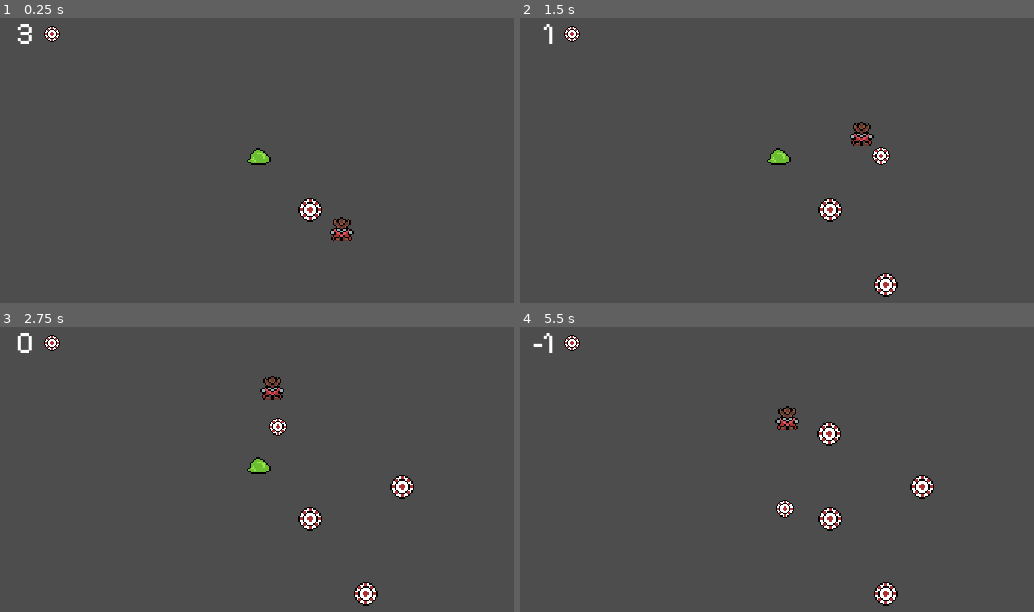
Above: before the commit, frames 1-4 (two rows, left to right).
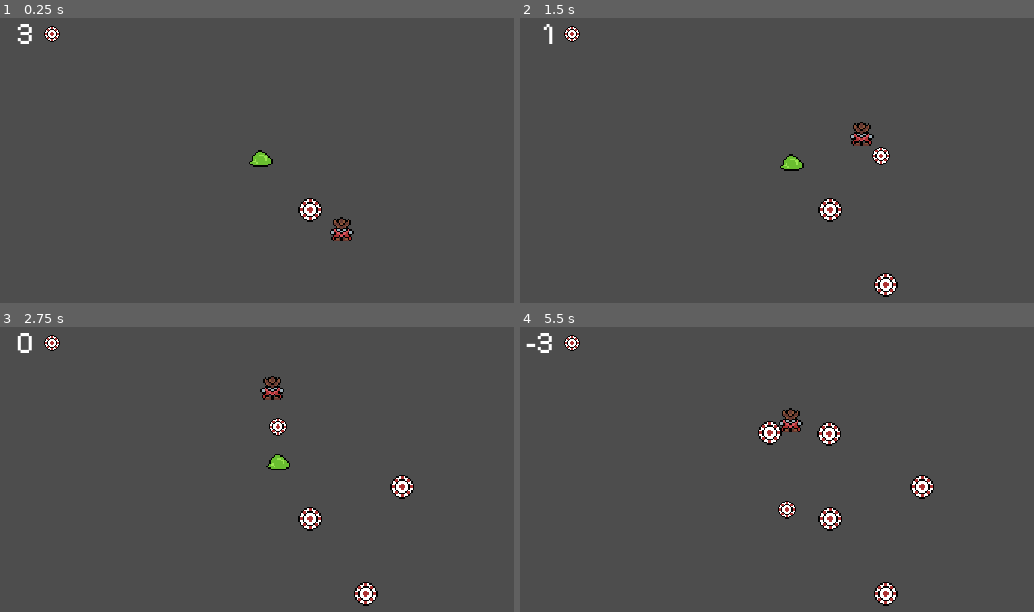
Above: after the commit, the same moments.

Repository: tkapa/risk-it
Game: Godot game, scene res://Scenes/main.tscn
Two runs of this game, one before a commit and one after it. Both use one fixed random seed, a clock stepped at 60 frames per second and the inputs below.
Inputs (mouse positions are in pixels of both pictures, inside the frame that each line leads up to):
- Up to frame 1 (0.25 s): no input
- Up to frame 2 (1.5 s): move the mouse to (777, 268) at 0.52 s; hold W (up) from 0.53 s (still down); tap Space (throw) at 0.6, 1.35 s; move the mouse to (1003, 248) at 1.27 s
- Up to frame 3 (2.75 s): move the mouse to (97, 452) at 2.02 s; release W (up) at 2.03 s; hold A (left) from 2.03 s (still down); tap Space (throw) at 2.1 s
- Up to frame 4 (5.5 s): move the mouse to (843, 503) at 2.77 s; tap Space (throw) every 0.75 s from 2.85 to 5.1 s; move the mouse to (715, 415) at 3.52 s; release A (left) at 3.53 s; hold S (down) 3.53-4.28 s; move the mouse to (951, 486) at 4.27 s; hold D (right) 4.28-5.03 s; move the mouse to (684, 523) at 5.02 s; hold W (up) from 5.03 s (still down)

The runs differ from the first frame. In frame 1, 0.1% of the frame differs, in the area x 48-54%, y 45-53%; in frame 2, 0.3%; in frame 3, 0.4%; in frame 4, 0.9%, in the area x 1-56%, y 2-68%.

Commit message:
Enemy Movement. Other Stuff

Diff:
--- a/Entities/Enemies/enemy.gd
+++ b/Entities/Enemies/enemy.gd
@@ -9,6 +9,10 @@
 	health.init(enemy_stats.max_health)
 	hurtbox.init(health)
 
+func _physics_process(delta):
+	var player_position := GameManager.player.position
+	enemy_stats.move(self, player_position, delta)
+
 func _on_health_component_on_death():
 	# TODO : Do Death Things
 	queue_free()
--- a/Entities/Player/player.gd
+++ b/Entities/Player/player.gd
@@ -14,6 +14,7 @@
 var _cursor_dir : Vector2
 
 func _ready():
+	GameManager.player = self
 	health.init(base_health)
 	hurtbox.init(health)
 
--- a/Resources/Enemies/enemy_stats.gd
+++ b/Resources/Enemies/enemy_stats.gd
@@ -2,4 +2,9 @@
 
 @export var name : String = "Enemy"
 @export var max_health : int = 1
-@export var move_speed : int = 100
+@export var move_speed : int = 10
+
+func move(parent: CharacterBody2D, player_position: Vector2, delta: float):
+	var direction = parent.position.direction_to(player_position).normalized()
+	parent.velocity = direction * move_speed
+	parent.move_and_slide()
--- a/Resources/Enemies/slime.tres
+++ b/Resources/Enemies/slime.tres
@@ -6,5 +6,5 @@
 script = ExtResource("1_rkiea")
 name = "Enemy"
 max_health = 1
-move_speed = 100
+move_speed = 10
 metadata/_custom_type_script = "uid://d4cy06b7qvxs5"
--- /dev/null
+++ b/Scripts/game_manager.gd
@@ -0,0 +1,3 @@
+extends Node
+
+var player : Player
--- a/project.godot
+++ b/project.godot
@@ -18,6 +18,7 @@
 [autoload]
 
 SignalBus="*res://Scripts/signal_bus.gd"
+GameManager="*res://Scripts/game_manager.gd"
 
 [display]
 
Not shown, added: Scripts/game_manager.gd.uid
